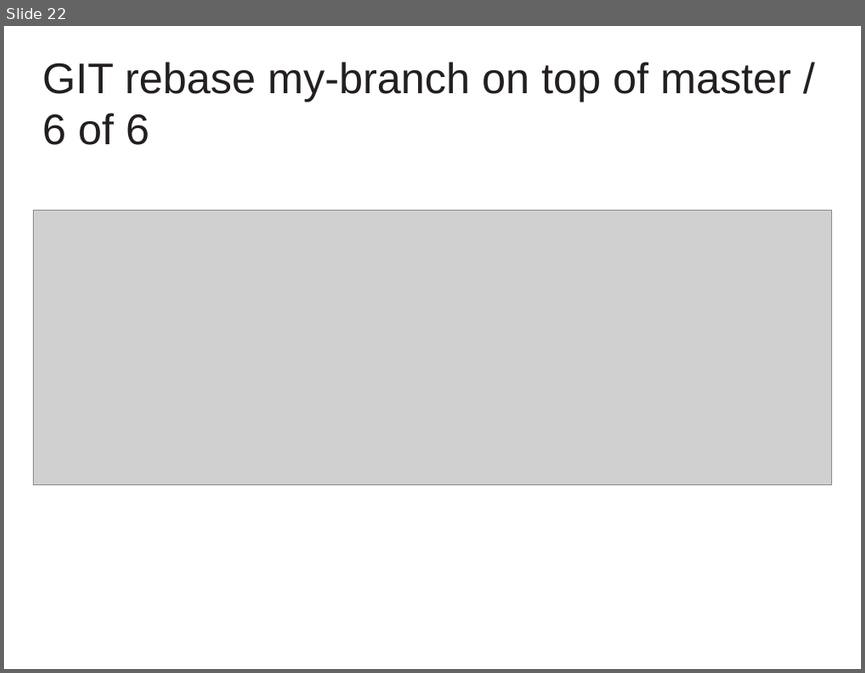
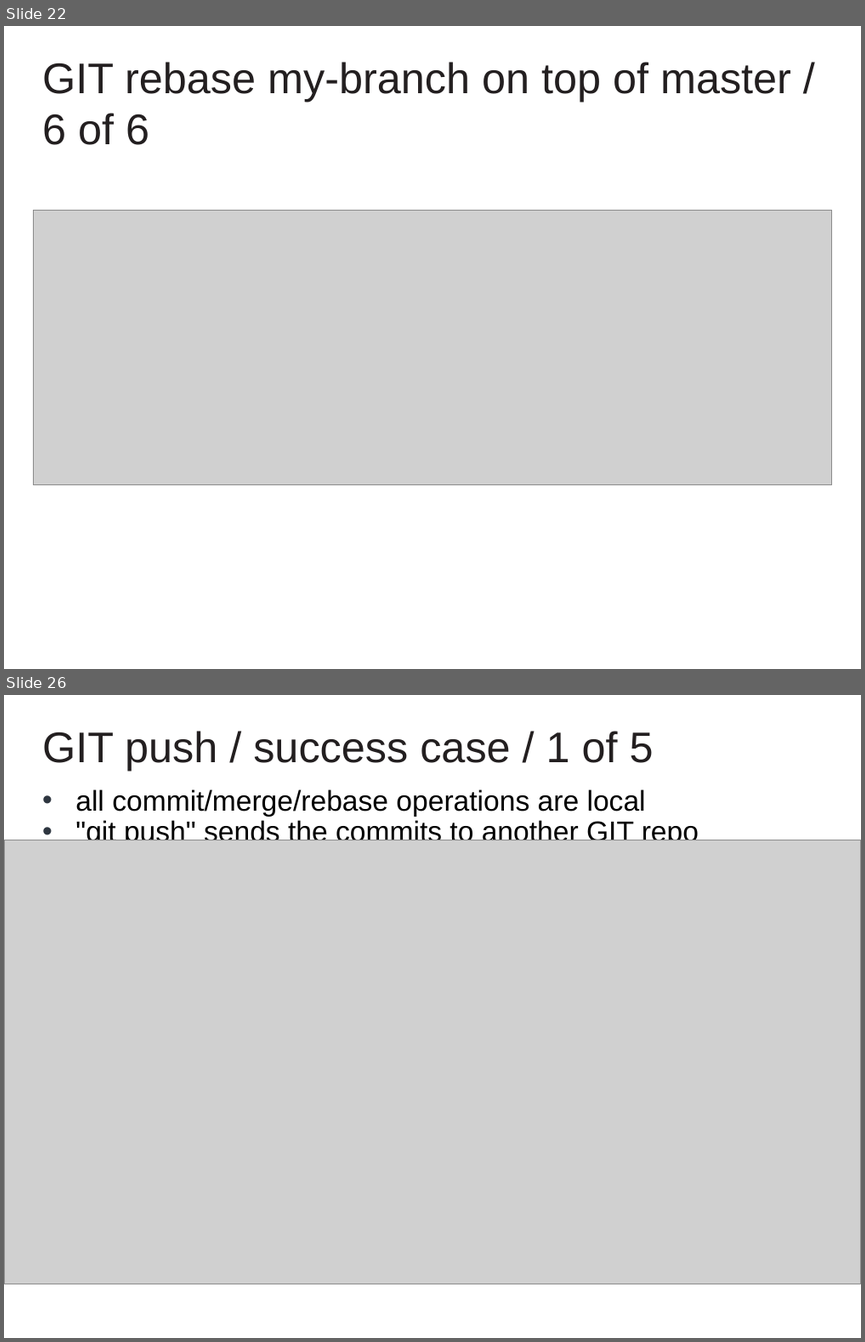
Before and after one commit to cvmocanu/git-presentation, a slide deck: GIT Presentation.pptx. Shown one above the other, each under a label of ours: slide 22 before the commit, slides 22 and 26 after it; the slides between them are not shown. The pictures are 865x673 and 865x1342 pixels, drawn with LibreOffice and Linux fonts; fonts in the diff are those of the drawing; grey boxes stand for pictures; background and template pictures are left out. Boxes give left, top, right and bottom in pixels: in the first picture for what was removed or moved away, otherwise in the second. Text is boxed around its words. In the diff, an @@ line names an element or a change of style, - is before the commit and + after.

Commit message:
add slides explaining clone and push with success

```diff
--- a/GIT Presentation.pptx
+++ b/GIT Presentation.pptx
@@ slide 26 added at bbox=[4, 695, 861, 1338], background #FFFFFF @@
@@ text added at bbox=[42, 731, 653, 771], 36 pt, text #231F20 @@
+GIT push / success case / 1 of 5
@@ text added at bbox=[75, 789, 698, 847], 24 pt, text #000000 @@
+• all commit/merge/rebase operations are local
+• "git push" sends the commits to another GIT repo
@@ picture added at bbox=[5, 839, 861, 1283] @@
```
Also in this commit, not shown: 1 slide changed, 7 other slides added, 2 slides removed, 17 other files.
